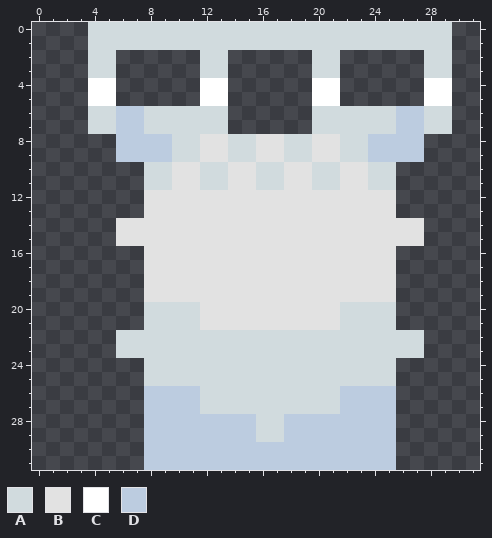
Pixel-art sprite, stored at core/assets/snowTower.png. That is the earlier state.
The file is 64x64 pixels, drawn in blocks of 2x2; one block is one cell here.
Palette (. is transparent): A #d1dbde  B #e2e2e2  C #ffffff  D #bccce0
Pixels before, first column x 4:
 0 AAAAAAAAAAAAAAAAAAAAAAAAAA
 1 AAAAAAAAAAAAAAAAAAAAAAAAAA
 2 AA......AA......AA......AA
 3 AA......AA......AA......AA
 4 CC......CC......CC......CC
 5 CC......CC......CC......CC
 6 AADDAAAAAA......AAAAAADDAA
 7 AADDAAAAAA......AAAAAADDAA
 8 ..DDDDAABBAABBAABBAADDDD..
 9 ..DDDDAABBAABBAABBAADDDD..
10 ....AABBAABBAABBAABBAA....
11 ....AABBAABBAABBAABBAA....
12 ....BBBBBBBBBBBBBBBBBB....
13 ....BBBBBBBBBBBBBBBBBB....
14 ..BBBBBBBBBBBBBBBBBBBBBB..
15 ..BBBBBBBBBBBBBBBBBBBBBB..
16 ....BBBBBBBBBBBBBBBBBB....
17 ....BBBBBBBBBBBBBBBBBB....
18 ....BBBBBBBBBBBBBBBBBB....
19 ....BBBBBBBBBBBBBBBBBB....
20 ....AAAABBBBBBBBBBAAAA....
21 ....AAAABBBBBBBBBBAAAA....
22 ..AAAAAAAAAAAAAAAAAAAAAA..
23 ..AAAAAAAAAAAAAAAAAAAAAA..
24 ....AAAAAAAAAAAAAAAAAA....
25 ....AAAAAAAAAAAAAAAAAA....
26 ....DDDDAAAAAAAAAADDDD....
27 ....DDDDAAAAAAAAAADDDD....
28 ....DDDDDDDDAADDDDDDDD....
29 ....DDDDDDDDAADDDDDDDD....
30 ....DDDDDDDDDDDDDDDDDD....
31 ....DDDDDDDDDDDDDDDDDD....
The result:
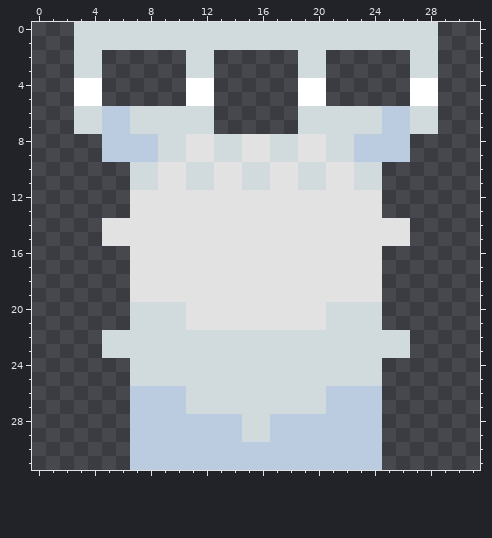
Diff:
Changed rows in their new state; - is an unchanged pixel.
first column x 3:
 0 A-------------------------.
 1 A-------------------------.
 2 A-.-----A-.-----A-.-----A-.
 3 A-.-----A-.-----A-.-----A-.
 4 C-.-----C-.-----C-.-----C-.
 5 C-.-----C-.-----C-.-----C-.
 6 A-D-A-----.-----A-----D-A-.
 7 A-D-A-----.-----A-----D-A-.
 8 --D---A-B-A-B-A-B-A-D---.--
 9 --D---A-B-A-B-A-B-A-D---.--
10 ----A-B-A-B-A-B-A-B-A-.----
11 ----A-B-A-B-A-B-A-B-A-.----
12 ----B-----------------.----
13 ----B-----------------.----
14 --B---------------------.--
15 --B---------------------.--
16 ----B-----------------.----
17 ----B-----------------.----
18 ----B-----------------.----
19 ----B-----------------.----
20 ----A---B---------A---.----
21 ----A---B---------A---.----
22 --A---------------------.--
23 --A---------------------.--
24 ----A-----------------.----
25 ----A-----------------.----
26 ----D---A---------D---.----
27 ----D---A---------D---.----
28 ----D-------A-D-------.----
29 ----D-------A-D-------.----
30 ----D-----------------.----
31 ----D-----------------.----
Pixel boxes of the changes (left, top, right, bottom) in both pictures:
changed: (74, 22, 452, 470)
